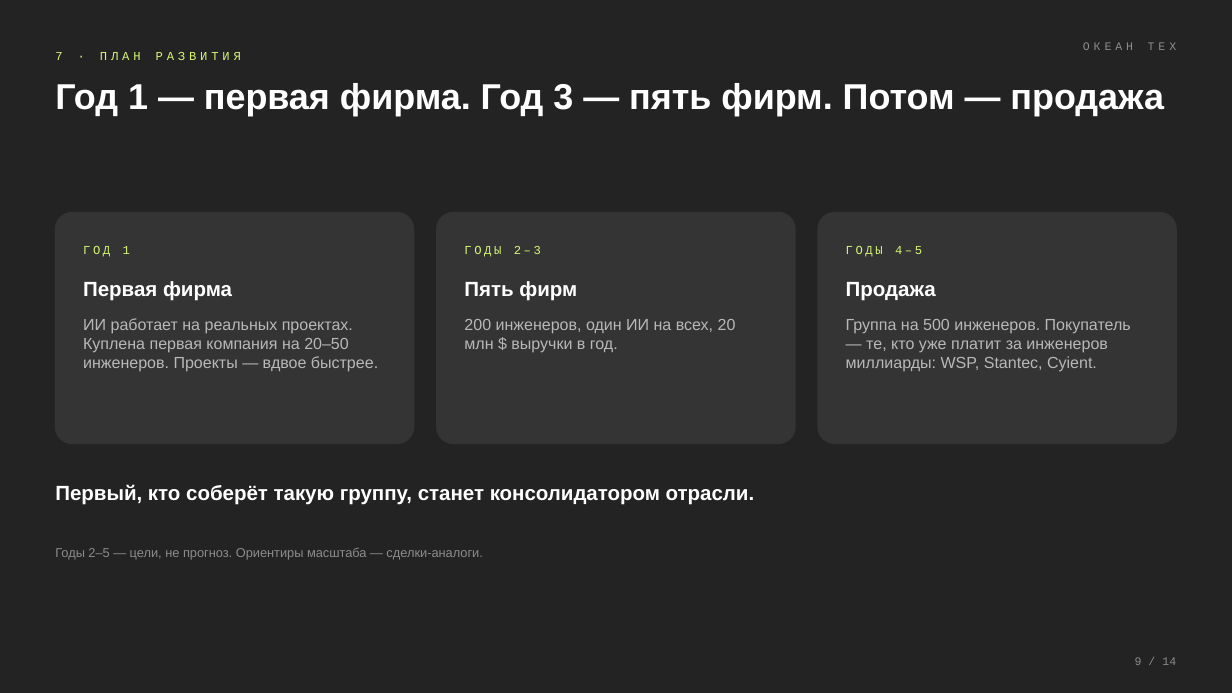
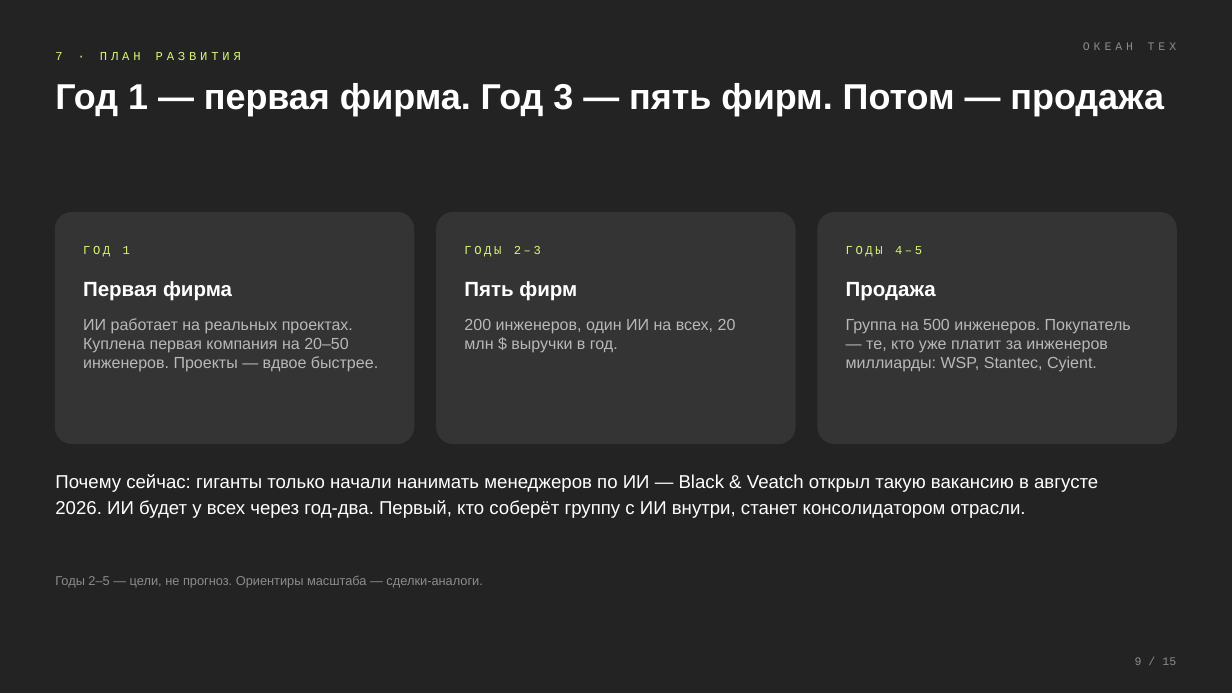
Before and after one commit to komoroshin/research, a slide deck: slide 9 of ai-case-library/research/ventures/grid-plain-deck.pptx. Drawn at 1232x693 pixels with LibreOffice and Linux fonts; fonts in the diff are those of the drawing. Boxes give left, top, right and bottom in pixels: in the first picture for what was removed or moved away, otherwise in the second. Text is boxed around its words. In the diff, an @@ line names an element or a change of style, - is before the commit and + after.

```diff
--- a/ai-case-library/research/ventures/grid-plain-deck.pptx
+++ b/ai-case-library/research/ventures/grid-plain-deck.pptx
@@ text at [55,474,1098,518]: text changed; size 16 to 14.5 pt; bold off @@
-Первый, кто соберёт такую группу, станет консолидатором отрасли.
+Почему сейчас: гиганты только начали нанимать менеджеров по ИИ — Black & Veatch открыл такую вакансию в августе 2026. ИИ будет у всех через год-два. Первый, кто соберёт группу с ИИ внутри, станет консолидатором отрасли.
@@ text "Годы 2–5 — цели, не ...": place and size @@
-text "Годы 2–5 — цели, не ..." at [55,548,482,560]
+text "Годы 2–5 — цели, не ..." at [55,576,482,588]
@@ text at [1135,657,1176,665]: text changed @@
-9 / 14
+9 / 15
```
Also in this commit, not shown: 12 other slides changed, 1 slide added, 3 other files.
